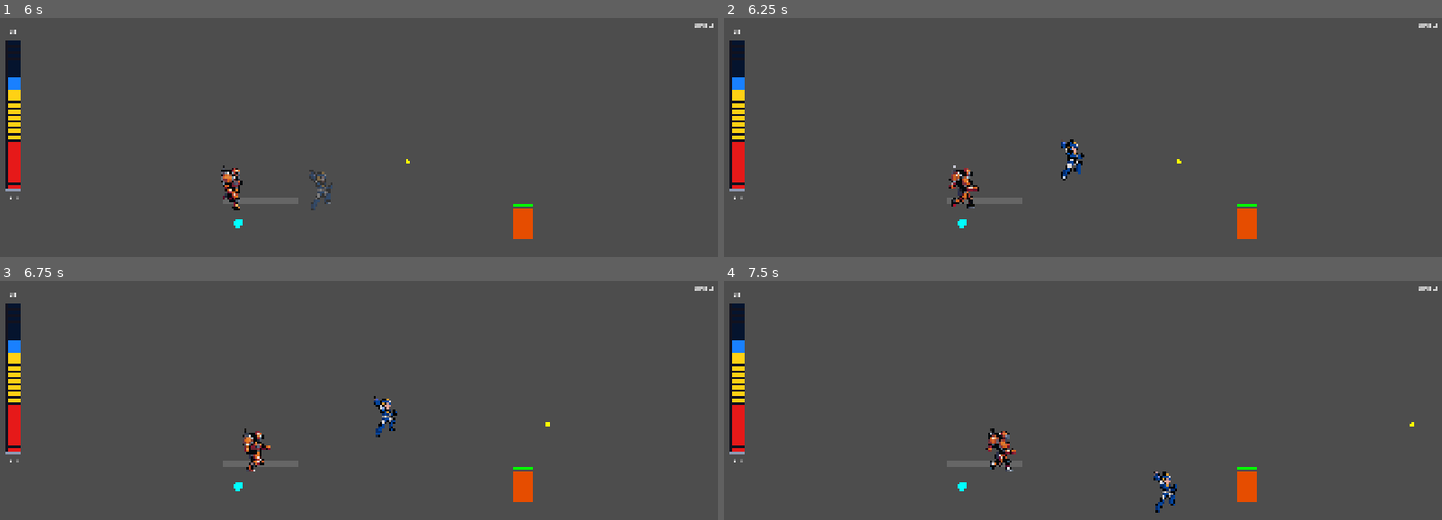
Above: before the commit, frames 1-4 (two rows, left to right).
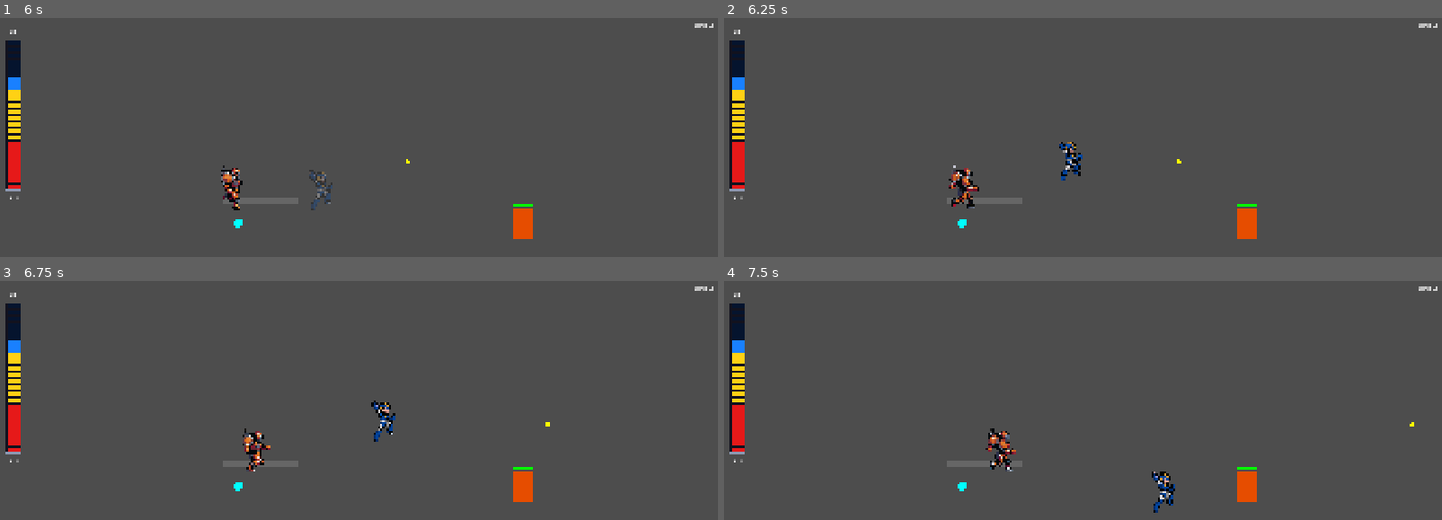
Above: after the commit, the same moments.

Repository: joaoramos00/NullvexGame
Game: Godot game, scene res://scenes/test_level.tscn
Two runs of this game, one before a commit and one after it. Both use one fixed random seed, a clock stepped at 60 frames per second and the inputs below. This scene is started directly instead of the project's main scene.
Inputs (mouse positions are in pixels of both pictures, inside the frame that each line leads up to):
- Up to frame 1 (6 s): move the mouse to (outside the picture) at 0.52 s; hold Right (move_right) 0.53-2.03 s; tap X (dash) at 0.6, 1.55, 2.85, 3.6, 4.55, 5.85 s; click (outside the picture) at 0.67 s; tap Space (jump) at 0.77, 0.8, 1.07, 1.35, 1.52, 1.82, 2.3, 3.02, 3.32, 3.77, 3.8, 4.07, 4.35, 4.52, 4.82, 5.3 s; move the mouse to (outside the picture) at 1.27 s; move the mouse to (143, 159) at 2.02 s; hold Left (move_left) 2.03-4.28 s; tap Z (attack) at 2.1, 5.1 s; move the mouse to (394, 218) at 2.77 s; click (394, 218) at 2.92 s; move the mouse to (251, 118) at 3.52 s; move the mouse to (516, 199) at 4.27 s; hold Right (move_right) from 4.28 s (still down); move the mouse to (215, 240) at 5.02 s; click (215, 240) at 5.17 s; move the mouse to (430, 130) at 5.77 s
- Up to frame 2 (6.25 s): keep holding Right (move_right); tap Space (jump) at 6.02 s
- Up to frame 3 (6.75 s): keep holding Right (move_right); tap Space (jump) at 6.32 s; move the mouse to (outside the picture) at 6.52 s; tap X (dash) at 6.6 s
- Up to frame 4 (7.5 s): keep holding Right (move_right); tap Space (jump) at 6.77, 6.8, 7.07, 7.35 s; move the mouse to (outside the picture) at 7.27 s; click (outside the picture) at 7.42 s

Frame 1 is identical in both runs. In frame 2, 0.3% of the frame differs, in the area x 46-51%, y 50-69%; in frame 3, 0.3%, in the area x 51-56%, y 48-68%; in frame 4, 0.3%.
Error in both runs: Invalid call. Nonexistent function 'is_action_just_pressed' in base 'InputEventMouseMotion'. (res://ui/pause_menu.gd:11)

Commit message:
fix: dash-jump detectado antes do super — timing garantido
Co-Authored-By: Claude Sonnet 4.6 <noreply@anthropic.com>

Diff:
--- a/characters/ranged/zael.gd
+++ b/characters/ranged/zael.gd
@@ -136,32 +136,24 @@
     _sprite.play("idle")
 
 func _handle_jump() -> void:
-    if _jump_squat_timer >= 0.0:
+    if _jump_squat_timer >= 0.0 or _dash_jump:
         return
     if Input.is_action_just_pressed("jump"):
         if _is_wall_sliding:
             _apply_wall_jump()
             return
-        if _is_dashing or (_was_dashing_timer > 0.0 and is_on_floor()):
-            # Dash-jump: pulo imediato sem squat, mantém velocidade do dash
-            _dash_jump = true
-            _dash_jump_dir = _dash_direction
-            _is_dashing = false
-            _was_dashing_timer = 0.0
-            velocity.y = JUMP_VELOCITY
-            velocity.x = _DASH_JUMP_SPEED * _dash_jump_dir
-            AudioManager.play_sfx(AudioLibrary.sfx_jump)
-            return
         if is_on_floor() or _coyote_timer > 0.0:
             _jump_squat_timer = 0.0
             _coyote_timer = 0.0
 
 func _handle_movement() -> void:
-    if _dash_jump and not is_on_floor():
-        var dir := Input.get_axis("move_left", "move_right")
-        if dir != 0.0:
-            velocity.x = dir * SPEED
-        # sem input: mantém o momentum do dash
+    if _dash_jump:
+        if is_on_floor():
+            velocity.x = _DASH_JUMP_SPEED * _dash_jump_dir
+        else:
+            var dir := Input.get_axis("move_left", "move_right")
+            if dir != 0.0:
+                velocity.x = dir * SPEED
         return
     super._handle_movement()
 
@@ -171,6 +163,15 @@
         if _jump_squat_timer >= _SQUAT_DURATION:
             velocity.y = JUMP_VELOCITY
             _jump_squat_timer = -1.0
+            AudioManager.play_sfx(AudioLibrary.sfx_jump)
+    # Detecta dash-jump ANTES do super para garantir leitura correta do estado
+    if Input.is_action_just_pressed("jump") and not _dash_jump and _jump_squat_timer < 0.0:
+        if _is_dashing or (_was_dashing_timer > 0.0 and is_on_floor()):
+            _dash_jump = true
+            _dash_jump_dir = _dash_direction
+            _is_dashing = false
+            _was_dashing_timer = 0.0
+            velocity.y = JUMP_VELOCITY
             AudioManager.play_sfx(AudioLibrary.sfx_jump)
     # Rastreia tempo desde o último dash para a janela de buffer
     if _is_dashing:
